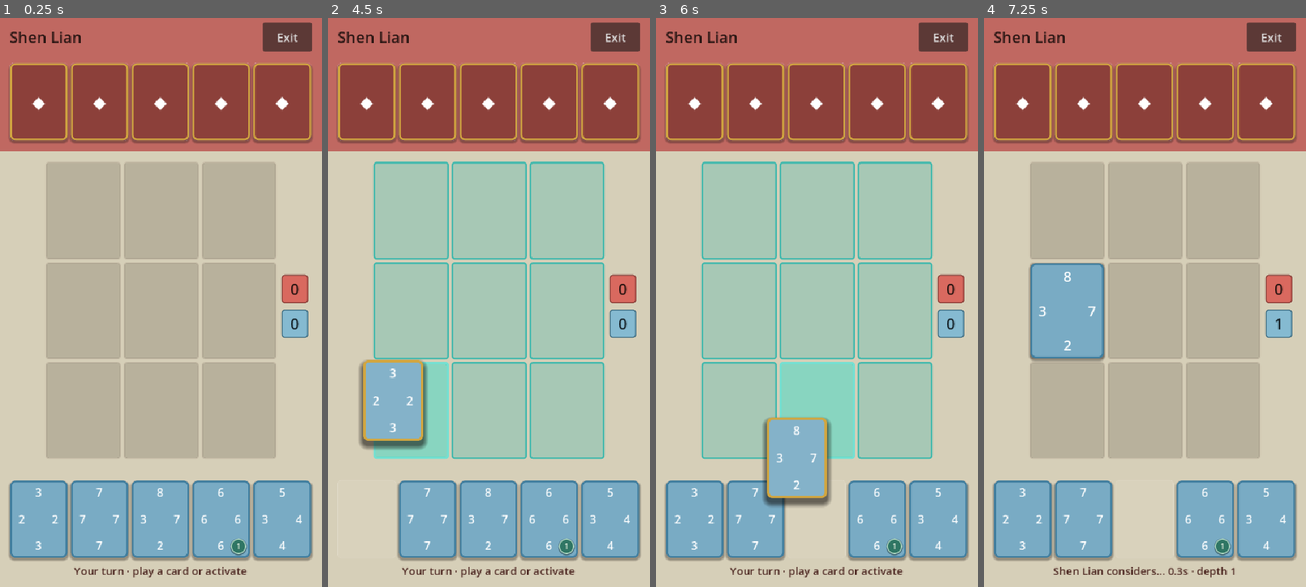
Above: before the commit, frames 1-4 (left to right).
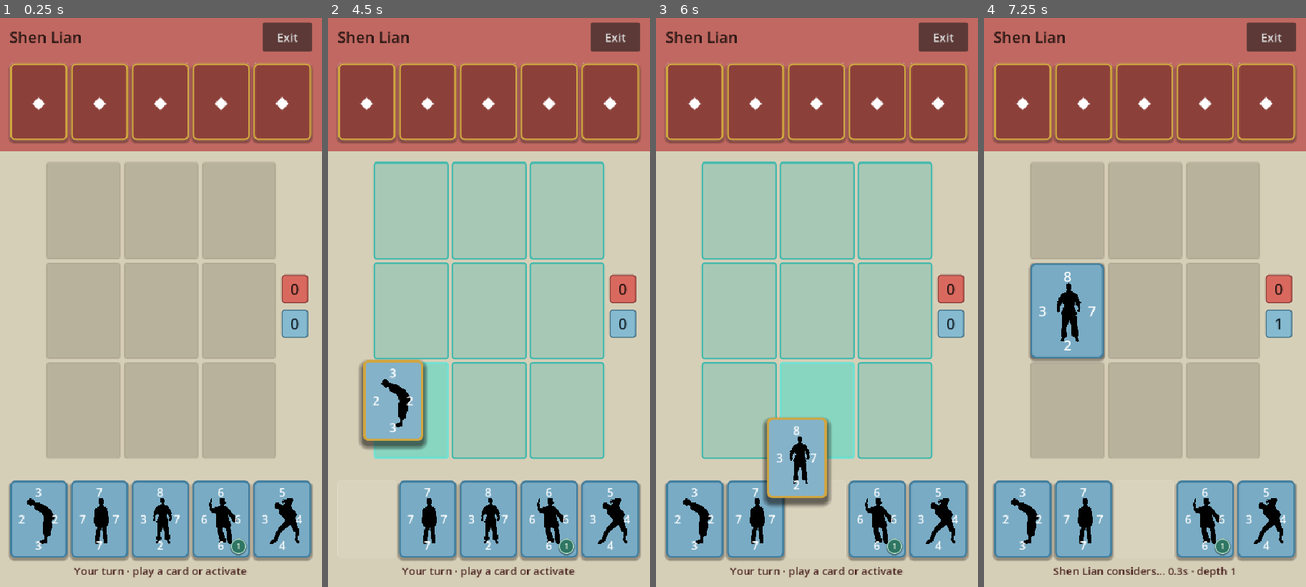
Above: after the commit, the same moments.

Repository: YLMstring/WuXiaCard
Game: Godot game, scene res://main.tscn
The game is run twice, just before and just after one commit, with the same random seed, the same clock (stepped at 60 frames per second) and the same inputs.
Inputs (mouse positions are in pixels of both pictures, inside the frame that each line leads up to):
- Up to frame 1 (0.25 s): no input
- Up to frame 2 (4.5 s): tap Enter at 0.5, 2, 3.5 s; drag from (366, 103) to (521, 171) at 0.52 s; tap Space at 1.25, 2.75, 4.25 s; drag from (427, 103) to (472, 416) at 1.27 s; move the mouse to (489, 103) at 2.02 s; click (489, 103) at 2.17 s; drag from (550, 103) to (392, 217) at 2.77 s; drag from (611, 103) to (505, 302) at 3.52 s; drag from (366, 518) to (440, 154) at 4.27 s
- Up to frame 3 (6 s): move the mouse to (755, 518) at 5.02 s; click (755, 518) at 5.17 s; drag from (817, 518) to (752, 330) at 5.77 s
- Up to frame 4 (7.25 s): drag from (1067, 308) to (1177, 171) at 6.52 s

The runs differ from the first frame. In frame 1, 1.3% of the frame differs, in the area x 8-94%, y 84-93%; in frame 2, 1.4%; in frame 3, 1.4%; in frame 4, 1.5%, in the area x 8-94%, y 46-93%.

Commit message:
Display catalog card pictures

Diff:
--- a/scenes/card_view.tscn
+++ b/scenes/card_view.tscn
@@ -27,6 +27,13 @@
 text = "侠"
 horizontal_alignment = 1
 vertical_alignment = 1
+
+[node name="CardPicture" type="TextureRect" parent="Overlay"]
+visible = false
+layout_mode = 0
+mouse_filter = 2
+expand_mode = 1
+stretch_mode = 5
 
 [node name="InkSlash" type="ColorRect" parent="Overlay"]
 visible = false
@@ -60,6 +67,7 @@
 script = ExtResource("2_ink_bloom")
 
 [node name="TopPower" type="Label" parent="Overlay"]
+z_index = 1
 layout_mode = 1
 anchor_left = 0.5
 anchor_right = 0.5
@@ -74,6 +82,7 @@
 vertical_alignment = 1
 
 [node name="RightPower" type="Label" parent="Overlay"]
+z_index = 1
 layout_mode = 1
 anchor_left = 1.0
 anchor_top = 0.5
@@ -91,6 +100,7 @@
 vertical_alignment = 1
 
 [node name="BottomPower" type="Label" parent="Overlay"]
+z_index = 1
 layout_mode = 1
 anchor_left = 0.5
 anchor_top = 1.0
@@ -108,6 +118,7 @@
 vertical_alignment = 1
 
 [node name="LeftPower" type="Label" parent="Overlay"]
+z_index = 1
 layout_mode = 1
 anchor_top = 0.5
 anchor_bottom = 0.5
--- a/scripts/card_catalog.gd
+++ b/scripts/card_catalog.gd
@@ -46,6 +46,7 @@
 	&"xu_shu": {
 		"id": &"xu_shu",
 		"glyph": "徐",
+		"picture": "res://pics/LKT010_001.png",
 		"sect": "",
 		"tier": 1,
 		"weapon": "",
@@ -57,6 +58,7 @@
 	&"gate_general": {
 		"id": &"gate_general",
 		"glyph": "关",
+		"picture": "res://pics/LKT010_002.png",
 		"sect": "",
 		"tier": 1,
 		"weapon": "",
@@ -73,6 +75,7 @@
 	&"meng_huo": {
 		"id": &"meng_huo",
 		"glyph": "孟",
+		"picture": "res://pics/LKT010_003.png",
 		"sect": "",
 		"tier": 1,
 		"weapon": "",
@@ -104,6 +107,7 @@
 	&"jiang_wei": {
 		"id": &"jiang_wei",
 		"glyph": "姜",
+		"picture": "res://pics/LKT010_004.png",
 		"sect": "",
 		"tier": 1,
 		"weapon": "",
@@ -122,6 +126,7 @@
 	&"fa_zheng": {
 		"id": &"fa_zheng",
 		"glyph": "法",
+		"picture": "res://pics/LKT010_005.png",
 		"sect": "",
 		"tier": 1,
 		"weapon": "",
@@ -138,6 +143,7 @@
 	&"zhang_ren": {
 		"id": &"zhang_ren",
 		"glyph": "张",
+		"picture": "res://pics/LKT010_006.png",
 		"sect": "",
 		"tier": 1,
 		"weapon": "",
@@ -149,6 +155,7 @@
 	&"fire_envoy": {
 		"id": &"fire_envoy",
 		"glyph": "火",
+		"picture": "res://pics/LKT010_007.png",
 		"sect": "",
 		"tier": 1,
 		"weapon": "",
@@ -160,6 +167,7 @@
 	&"tiger_general": {
 		"id": &"tiger_general",
 		"glyph": "虎",
+		"picture": "res://pics/LKT010_008.png",
 		"sect": "",
 		"tier": 1,
 		"weapon": "",
@@ -176,6 +184,7 @@
 	&"strategist": {
 		"id": &"strategist",
 		"glyph": "策",
+		"picture": "res://pics/LKT010_009.png",
 		"sect": "",
 		"tier": 1,
 		"weapon": "",
@@ -192,6 +201,7 @@
 	&"sun_zan": {
 		"id": &"sun_zan",
 		"glyph": "孙",
+		"picture": "res://pics/LKT010_010.png",
 		"sect": "",
 		"tier": 1,
 		"weapon": "",
@@ -234,6 +244,7 @@
 		"instance_id": instance_id,
 		"card_id": card_id,
 		"glyph": String(definition["glyph"]),
+		"picture": String(definition["picture"]),
 		"sect": String(definition["sect"]),
 		"tier": int(definition["tier"]),
 		"weapon": String(definition["weapon"]),
@@ -298,6 +309,11 @@
 		var glyph_length: int = (glyph_value as String).length()
 		if glyph_length < 1 or glyph_length > 7:
 			errors.append("Card %s glyph must contain 1 to 7 characters" % card_id)
+	var picture_value: Variant = definition.get("picture", null)
+	if typeof(picture_value) != TYPE_STRING or String(picture_value).is_empty():
+		errors.append("Card %s requires a non-empty String picture" % card_id)
+	elif not ResourceLoader.exists(String(picture_value)):
+		errors.append("Card %s picture resource does not exist: %s" % [card_id, picture_value])
 	for metadata_key: StringName in [&"sect", &"weapon", &"description", &"flavor"]:
 		if not definition.has(metadata_key) or typeof(definition[metadata_key]) != TYPE_STRING:
 			errors.append("Card %s requires String metadata %s" % [card_id, metadata_key])
--- a/scripts/card_view.gd
+++ b/scripts/card_view.gd
@@ -8,6 +8,7 @@
 @export var touch_drag_offset: float = 48.0
 
 const CARD_BACK_GLYPH: String = "◆"
+const CARD_PICTURE_SCALE: float = 0.8
 const MAX_TITLE_ROWS: int = 4
 const FULL_WIDTH_SPACE: String = "　"
 const Effects = preload("res://scripts/duel_effects.gd")
@@ -24,6 +25,7 @@
 var _home_index: int = -1
 
 @onready var art_placeholder: Label = $Overlay/ArtPlaceholder
+@onready var card_picture: TextureRect = $Overlay/CardPicture
 @onready var ink_slash: ColorRect = $Overlay/InkSlash
 @onready var ink_bloom: InkBloom = $Overlay/InkBloom
 @onready var top_power: Label = $Overlay/TopPower
@@ -85,8 +87,23 @@
 	ki_badge.visible = not face_down and (ki > 0 or has_ki_ability)
 	ki_badge.modulate = Color.WHITE if ki > 0 else Color(0.55, 0.62, 0.59, 0.72)
 	art_placeholder.text = CARD_BACK_GLYPH if face_down else ""
+	_refresh_picture()
 	_update_title_font_size()
 	tooltip_text = ""
+
+
+func _refresh_picture() -> void:
+	if face_down:
+		card_picture.visible = false
+		return
+	var picture_path: String = String(card_data.get("picture", ""))
+	if picture_path.is_empty() or not ResourceLoader.exists(picture_path):
+		card_picture.texture = null
+		card_picture.visible = false
+		return
+	if card_picture.texture == null or card_picture.texture.resource_path != picture_path:
+		card_picture.texture = load(picture_path) as Texture2D
+	card_picture.visible = card_picture.texture != null
 
 
 func set_playable(value: bool) -> void:
@@ -337,6 +354,9 @@
 func _on_resized() -> void:
 	pivot_offset = size * 0.5
 	var short_side: float = minf(size.x, size.y)
+	var picture_side: float = short_side * CARD_PICTURE_SCALE
+	card_picture.size = Vector2.ONE * picture_side
+	card_picture.position = (size - card_picture.size) * 0.5
 	var power_size: int = maxi(14, int(short_side * 0.2))
 	for power_label: Label in [top_power, right_power, bottom_power, left_power]:
 		power_label.add_theme_font_size_override("font_size", power_size)
--- a/tests/test_card_catalog.gd
+++ b/tests/test_card_catalog.gd
@@ -40,6 +40,18 @@
 
 func _test_catalog_definitions() -> void:
 	var observed_ids: Dictionary = {}
+	var expected_pictures: Dictionary = {
+		&"xu_shu": "res://pics/LKT010_001.png",
+		&"gate_general": "res://pics/LKT010_002.png",
+		&"meng_huo": "res://pics/LKT010_003.png",
+		&"jiang_wei": "res://pics/LKT010_004.png",
+		&"fa_zheng": "res://pics/LKT010_005.png",
+		&"zhang_ren": "res://pics/LKT010_006.png",
+		&"fire_envoy": "res://pics/LKT010_007.png",
+		&"tiger_general": "res://pics/LKT010_008.png",
+		&"strategist": "res://pics/LKT010_009.png",
+		&"sun_zan": "res://pics/LKT010_010.png",
+	}
 	for card_id: StringName in Catalog.get_all_card_ids():
 		var definition: Dictionary = Catalog.get_definition(card_id)
 		_check(not definition.is_empty(), "Card %s resolves to a definition" % card_id)
@@ -47,6 +59,9 @@
 		_check(not definition.has("name"), "Card %s omits the retired name field" % card_id)
 		var glyph: Variant = definition.get("glyph", null)
 		_check(typeof(glyph) == TYPE_STRING and (glyph as String).length() >= 1 and (glyph as String).length() <= 7, "Card %s has a 1-7 character glyph title" % card_id)
+		var picture: Variant = definition.get("picture", null)
+		_check(typeof(picture) == TYPE_STRING and picture == expected_pictures[card_id], "Card %s maps to its approved picture" % card_id)
+		_check(typeof(picture) == TYPE_STRING and ResourceLoader.exists(String(picture)), "Card %s picture resource exists" % card_id)
 		for metadata_key: StringName in [&"sect", &"weapon", &"description", &"flavor"]:
 			_check(definition.has(metadata_key) and typeof(definition[metadata_key]) == TYPE_STRING, "Card %s has String metadata %s" % [card_id, metadata_key])
 		_check(typeof(definition.get("tier", null)) == TYPE_INT and int(definition["tier"]) >= 1, "Card %s has a positive integer tier" % card_id)
@@ -70,6 +85,10 @@
 		valid_fixture["glyph"] = invalid_glyph
 		_check(not Catalog.validate_definition(valid_fixture).is_empty(), "Invalid glyph %s fails definition validation" % str(invalid_glyph))
 	valid_fixture["glyph"] = "甲"
+	for invalid_picture: Variant in ["", 1, "res://pics/does_not_exist.png"]:
+		var invalid_picture_definition: Dictionary = valid_fixture.duplicate(true)
+		invalid_picture_definition["picture"] = invalid_picture
+		_check(not Catalog.validate_definition(invalid_picture_definition).is_empty(), "Invalid picture %s fails validation" % str(invalid_picture))
 	for metadata_key: StringName in [&"sect", &"weapon", &"description", &"flavor"]:
 		var invalid_metadata: Dictionary = valid_fixture.duplicate(true)
 		invalid_metadata[metadata_key] = 1
@@ -87,7 +106,7 @@
 
 	var instance: Dictionary = Catalog.create_instance(&"xu_shu", 1, &"metadata_fixture")
 	_check(not instance.has("name"), "Production runtime instances omit retired name metadata")
-	for metadata_key: StringName in [&"glyph", &"sect", &"weapon", &"description", &"flavor"]:
+	for metadata_key: StringName in [&"glyph", &"picture", &"sect", &"weapon", &"description", &"flavor"]:
 		_check(instance.has(metadata_key) and typeof(instance[metadata_key]) == TYPE_STRING, "Runtime instance copies String metadata %s" % metadata_key)
 	_check(int(instance.get("tier", 0)) == 1, "Runtime instance copies tier metadata")
 
--- a/tests/test_duel_integration.gd
+++ b/tests/test_duel_integration.gd
@@ -24,7 +24,7 @@
 
 	_check_layout(duel)
 	_check_card_edge_labels(duel)
-	_check_vertical_card_titles()
+	await _check_card_picture_layout()
 	_check_hand_slots(duel.get_node("PlayerHand"))
 	_check_hand_slots(duel.get_node("OpponentHand"))
 	_check_catalog_hands(duel)
@@ -112,27 +112,50 @@
 	_check(not top_label.text.is_empty() and not right_label.text.is_empty() and not bottom_label.text.is_empty() and not left_label.text.is_empty(), "All four edge powers contain display text")
 
 
-func _check_vertical_card_titles() -> void:
-	_check(CARD_SCRIPT.format_vertical_title("甲") == "甲", "One-character titles remain centered as one glyph")
-	_check(CARD_SCRIPT.format_vertical_title("甲乙丙丁") == "甲\n乙\n丙\n丁", "Four-character titles fill one column from top to bottom")
-	_check(CARD_SCRIPT.format_vertical_title("甲乙丙丁戊") == "甲　丁\n乙　戊\n丙　　", "Five-character titles continue into the right column after filling the left")
-	var seven_character_title: String = "甲　戊\n乙　己\n丙　庚\n丁　　"
-	_check(CARD_SCRIPT.format_vertical_title("甲乙丙丁戊己庚") == seven_character_title, "Seven-character titles fill balanced columns top-to-bottom then left-to-right")
-
+func _check_card_picture_layout() -> void:
 	var card: Control = CARD_SCENE.instantiate()
 	root.add_child(card)
 	card.size = Vector2(96.0, 128.0)
 	card.call("configure", {
-		"glyph": "甲乙丙丁戊己庚",
+		"picture": "res://pics/LKT010_001.png",
 		"powers": [1, 2, 3, 4],
 		"ki": 0,
 		"active_effects": [],
 	}, Rules.PLAYER_OWNER, false)
-	var title_label: Label = card.get_node("Overlay/ArtPlaceholder") as Label
-	_check(title_label.text == seven_character_title, "CardView applies the vertical formatter to a seven-character title")
-	_check(title_label.horizontal_alignment == HORIZONTAL_ALIGNMENT_CENTER and title_label.vertical_alignment == VERTICAL_ALIGNMENT_CENTER, "Multi-character titles remain centered on the card")
-	_check(title_label.get_theme_font_size("font_size") >= 10, "Multi-character titles receive a legible responsive font size")
+	await process_frame
+	var picture: TextureRect = card.get_node("Overlay/CardPicture") as TextureRect
+	_check(picture.visible and picture.texture != null, "A face-up catalog picture loads into the card view")
+	_check(picture.size.is_equal_approx(Vector2(76.8, 76.8)), "A 96x128 card gives its picture 80% of the shorter side")
+	_check(picture.position.is_equal_approx(Vector2(9.6, 25.6)), "The square picture is centered on both card axes")
+	_check(picture.expand_mode == TextureRect.EXPAND_IGNORE_SIZE, "Picture dimensions never enlarge the card")
+	_check(picture.stretch_mode == TextureRect.STRETCH_KEEP_ASPECT_CENTERED, "Picture keeps its source aspect ratio without cropping")
+	for power_name: String in ["TopPower", "RightPower", "BottomPower", "LeftPower"]:
+		var power_label: Label = card.get_node("Overlay/%s" % power_name) as Label
+		_check(power_label.z_index > picture.z_index, "%s renders above the card picture" % power_name)
+
+	card.size = Vector2(80.0, 120.0)
+	await process_frame
+	_check(picture.size.is_equal_approx(Vector2(64.0, 64.0)), "Picture recomputes its 80% square after a card resize")
+	_check(picture.position.is_equal_approx(Vector2(8.0, 28.0)), "Resized picture remains exactly centered")
+	card.call("set_face_down", true)
+	_check(not picture.visible and (card.get_node("Overlay/ArtPlaceholder") as Label).text == "◆", "Face-down cards hide pictures and retain the existing card back")
+	card.call("set_face_down", false)
+	_check(picture.visible and picture.texture != null, "Revealing restores the same face picture")
 	card.queue_free()
+	await process_frame
+
+	var blank_fixture: Control = CARD_SCENE.instantiate()
+	root.add_child(blank_fixture)
+	blank_fixture.call("configure", {
+		"powers": [1, 1, 1, 1],
+		"ki": 0,
+		"active_effects": [],
+	}, Rules.PLAYER_OWNER, false)
+	await process_frame
+	var blank_picture: TextureRect = blank_fixture.get_node("Overlay/CardPicture") as TextureRect
+	_check(not blank_picture.visible and blank_picture.texture == null, "Picture-less test fixtures remain valid blank-faced cards")
+	blank_fixture.queue_free()
+	await process_frame
 
 
 func _check_hand_slots(container: Node) -> void:
@@ -256,6 +279,7 @@
 			all_private_data_retained
 			and not card_data.has("name")
 			and not String(card_data.get("glyph", "")).is_empty()
+			and not String(card_data.get("picture", "")).is_empty()
 			and typeof(card_data.get("description", null)) == TYPE_STRING
 			and (card_data.get("powers", []) as Array).size() == 4
 		)
@@ -267,6 +291,7 @@
 			and not (card.get_node("Overlay/RightPower") as Label).visible
 			and not (card.get_node("Overlay/BottomPower") as Label).visible
 			and not (card.get_node("Overlay/LeftPower") as Label).visible
+			and not (card.get_node("Overlay/CardPicture") as TextureRect).visible
 			and card.tooltip_text.is_empty()
 		)
 	_check(all_concealed, "Normal mode presents every remaining opponent card face-down without power or tooltip leaks")
@@ -281,12 +306,14 @@
 		first_card.call("set_face_down", false)
 		var powers: Array = first_data.get("powers", [])
 		_check(not bool(first_card.call("is_face_down")), "Repeated reveal calls leave the card face-up")
-		_check((first_card.get_node("Overlay/ArtPlaceholder") as Label).text == CARD_SCRIPT.format_vertical_title(str(first_data.get("glyph", "?"))), "Revealing restores the formatted opponent card title from retained data")
+		var revealed_picture: TextureRect = first_card.get_node("Overlay/CardPicture") as TextureRect
+		_check(revealed_picture.visible and revealed_picture.texture != null and revealed_picture.texture.resource_path == String(first_data.get("picture", "")), "Revealing restores the opponent picture from retained data")
+		_check((first_card.get_node("Overlay/ArtPlaceholder") as Label).text.is_empty(), "Face-up cards keep the disabled glyph display empty")
 		_check((first_card.get_node("Overlay/TopPower") as Label).visible and (first_card.get_node("Overlay/TopPower") as Label).text == str(powers[0]), "Revealing restores visible power labels from retained data")
 		_check(first_card.tooltip_text.is_empty(), "Revealing keeps the disabled card tooltip empty")
 		first_card.call("set_face_down", true)
 		first_card.call("set_face_down", true)
-		_check(bool(first_card.call("is_face_down")) and first_card.tooltip_text.is_empty(), "Repeated conceal calls remain idempotent")
+		_check(bool(first_card.call("is_face_down")) and not revealed_picture.visible and (first_card.get_node("Overlay/ArtPlaceholder") as Label).text == "◆" and first_card.tooltip_text.is_empty(), "Repeated conceal calls remain idempotent and restore the card back")
 
 
 func _check_focus_loss_return() -> void:
